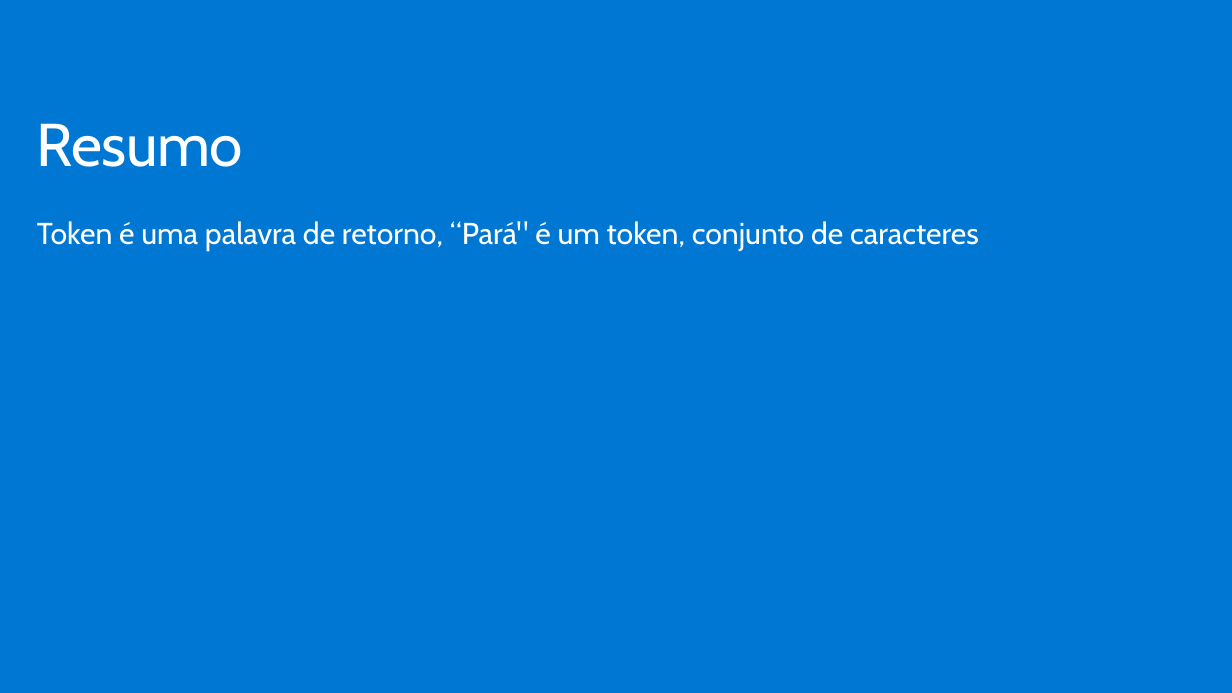
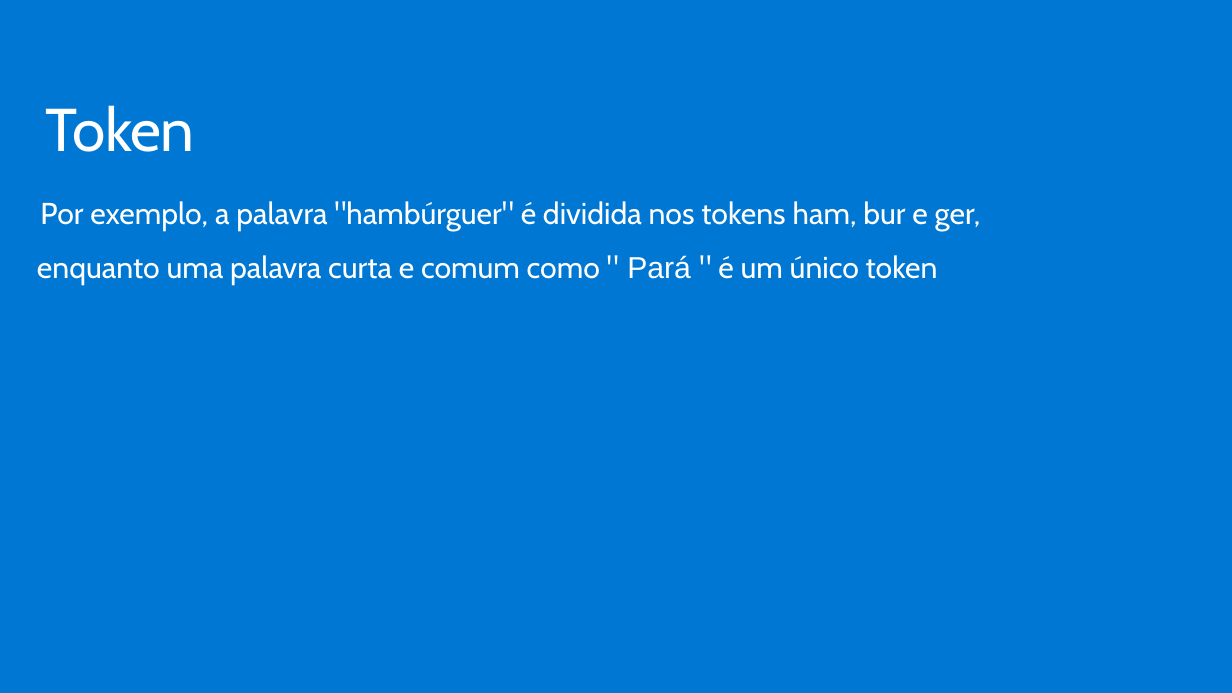
Before and after one commit to jpitapeva/azureopenai, a slide deck: slide 13 of AzureOpenAI.pptx (slide 8 before the commit). Drawn at 1232x693 pixels with LibreOffice and Linux fonts; fonts in the diff are those of the drawing; background and template pictures are left out. Boxes give left, top, right and bottom in pixels: in the first picture for what was removed or moved away, otherwise in the second. Text is boxed around its words. In the diff, an @@ line names an element or a change of style, - is before the commit and + after.

```diff
--- a/AzureOpenAI.pptx
+++ b/AzureOpenAI.pptx
@@ text at [46,105,194,152]: text changed; size 24 to 48 pt @@
-Resumo
-Token é uma palavra de retorno, “Pará" é um token, conjunto de caracteres
+Token
@@ text added at [37,201,981,286], 24 pt, text #FFFFFF @@
+Por exemplo, a palavra "hambúrguer" é dividida nos tokens ham, bur e ger,
+enquanto uma palavra curta e comum como " Pará " é um único token
```
Also in this commit, not shown: 11 other slides changed, 7 slides added, 4 slides removed.
